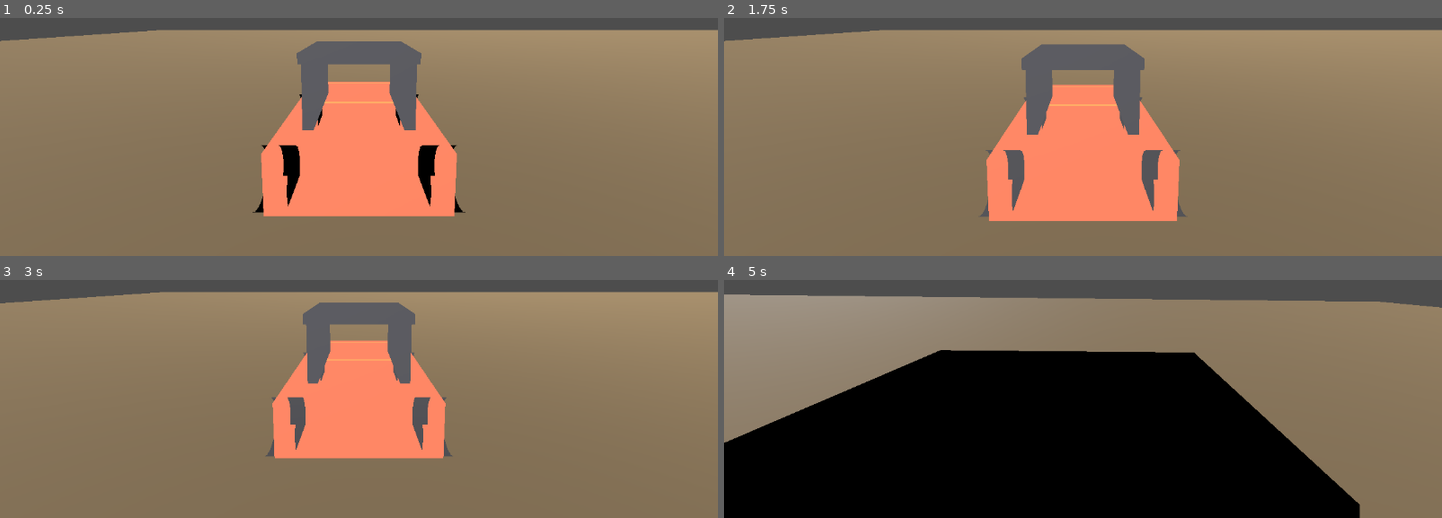
Above: before the commit, frames 1-4 (two rows, left to right).
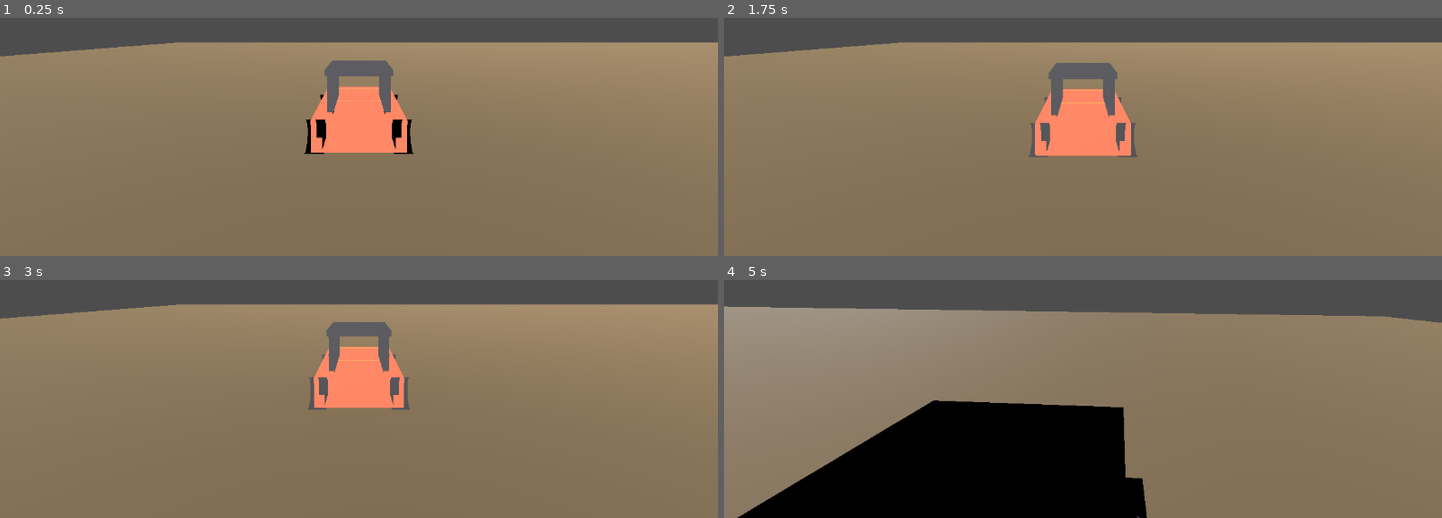
Above: after the commit, the same moments.

Repository: YotsuBotfds/trailhead
Game: Godot game, scene res://scenes/flat_plane.tscn
The game is run twice, just before and just after one commit, with the same random seed, the same clock (stepped at 60 frames per second) and the same inputs.
Inputs:
- Up to frame 1 (0.25 s): no input
- Up to frame 2 (1.75 s): hold R (self_right) 0.53-1.28 s; tap C (cam_toggle) at 0.6 s; hold S (brake) from 1.28 s (still down); tap W (throttle) at 1.35 s
- Up to frame 3 (3 s): release S (brake) at 2.03 s; hold R (self_right) 2.03-2.78 s; tap M at 2.1 s; hold Up from 2.78 s (still down); tap N at 2.85 s
- Up to frame 4 (5 s): release Up at 3.53 s; hold A (steer_left) from 3.53 s (still down); tap C (cam_toggle) at 3.6 s; tap W (throttle) at 4.35 s

The runs differ from the first frame. In frame 1, 19% of the frame differs, in the area x 0-100%, y 4-84%; in frame 2, 18%; in frame 3, 16%; in frame 4, 35%, in the area x 0-100%, y 6-100%.

Commit message:
Clear trailhead chase camera corridor

Diff:
--- a/autoload/game_config.gd
+++ b/autoload/game_config.gd
@@ -39,14 +39,14 @@
 var surface_min_lateral_grip: float = 0.15
 var default_bog_threshold: float = 0.2
 
-var cam_height: float = 0.14
-var cam_distance: float = 0.38
+var cam_height: float = 0.18
+var cam_distance: float = 0.62
 var cam_spring: float = 12.0
 var cam_damping: float = 2.0
-var cam_look_ahead: float = 0.20
-var cam_fov_base: float = 66.0
-var cam_fov_speed_gain: float = 7.0
-var cam_pitch_deg: float = -7.0
+var cam_look_ahead: float = 0.40
+var cam_fov_base: float = 68.0
+var cam_fov_speed_gain: float = 6.0
+var cam_pitch_deg: float = -5.0
 var orbit_cam_height: float = 0.65
 var orbit_cam_distance: float = 1.05
 var orbit_cam_spring: float = 10.0
--- a/systems/render/prop_visual_builder.gd
+++ b/systems/render/prop_visual_builder.gd
@@ -20,7 +20,7 @@
 	parent.add_child(root)
 	var trail_sign: Node3D = _instance_prop(root, TrailSignScene, "trail_sign", Vector3(0.72, 0.0, 0.25), Vector3(0.0, -24.0, 0.0), Vector3.ONE)
 	_add_trail_sign_labels(trail_sign)
-	var kiosk: Node3D = _instance_prop(root, KioskScene, "kiosk", Vector3(-0.18, 0.0, 1.18), Vector3(0.0, 6.0, 0.0), Vector3.ONE)
+	var kiosk: Node3D = _instance_prop(root, KioskScene, "kiosk", Vector3(-1.18, 0.0, 1.18), Vector3(0.0, 12.0, 0.0), Vector3.ONE)
 	_add_kiosk_labels(kiosk)
 	var mile_marker: Node3D = _instance_prop(root, MileMarkerScene, "mile_marker", Vector3(1.12, 0.0, -2.35), Vector3(0.0, -8.0, 0.0), Vector3.ONE)
 	_add_mile_marker_label(mile_marker)
--- a/tools/cedar_visual_inspector.gd
+++ b/tools/cedar_visual_inspector.gd
@@ -37,6 +37,7 @@
 const CROSSING_CHASE_QA_YAW_DEGREES: float = -70.0
 const CHASE_CLEAR_CORRIDOR_LENGTH: float = 0.7
 const CHASE_CLEAR_CORRIDOR_HALF_WIDTH: float = 0.18
+const CAMERA_PROP_CLEARANCE_MARGIN: float = 0.025
 const BOUNDARY_EDGE_X: float = 4.5
 const BOUNDARY_BACK_Z: float = -9.8
 const HEIGHTMESH_ROUTE_MARGIN: float = 0.35
@@ -116,8 +117,8 @@
 		_require_named_count(prop_root, "water_bottle", 1)
 		_require_node_position(prop_root, "trail_sign", Vector3(0.72, 0.0, 0.25), FEATURE_TRANSFORM_TOLERANCE)
 		_require_node_rotation(prop_root, "trail_sign", Vector3(0.0, -24.0, 0.0), FLOAT_EPSILON)
-		_require_node_position(prop_root, "kiosk", Vector3(-0.18, 0.0, 1.18), FEATURE_TRANSFORM_TOLERANCE)
-		_require_node_rotation(prop_root, "kiosk", Vector3(0.0, 6.0, 0.0), FLOAT_EPSILON)
+		_require_node_position(prop_root, "kiosk", Vector3(-1.18, 0.0, 1.18), FEATURE_TRANSFORM_TOLERANCE)
+		_require_node_rotation(prop_root, "kiosk", Vector3(0.0, 12.0, 0.0), FLOAT_EPSILON)
 		_require_node_position(prop_root, "mile_marker", Vector3(1.12, 0.0, -2.35), FEATURE_TRANSFORM_TOLERANCE)
 		_require_node_rotation(prop_root, "mile_marker", Vector3(0.0, -8.0, 0.0), FLOAT_EPSILON)
 		_require_node_position(prop_root, "park_bench", Vector3(-2.0, 0.0, 0.9), FEATURE_TRANSFORM_TOLERANCE)
@@ -194,6 +195,9 @@
 	var orbit_camera: Camera3D = _require_node(_scene_root, "OrbitCamera") as Camera3D
 	var fpv_camera: Camera3D = _require_node(_scene_root, "FpvCamera") as Camera3D
 	_inspect_camera_defaults(vehicle, chase_camera, orbit_camera, fpv_camera)
+	var prop_visual_root: Node = _scene_root.get_node_or_null("CedarHollow/PropVisuals")
+	if prop_visual_root != null:
+		_inspect_chase_camera_prop_clearance(prop_visual_root, chase_camera)
 	_inspect_camera_reactivity(_scene_root, vehicle, chase_camera, orbit_camera, fpv_camera)
 	_require_node(_scene_root, "SurfaceMap")
 	var world_environment: WorldEnvironment = _require_node(_scene_root, "GoldenHourEnvironment") as WorldEnvironment
@@ -749,6 +753,32 @@
 		_errors.append(context + " forward vector should look at " + str(target))
 
 
+func _inspect_chase_camera_prop_clearance(prop_root: Node, chase_camera: Camera3D) -> void:
+	if chase_camera == null:
+		return
+	for child in prop_root.get_children():
+		var node: Node3D = child as Node3D
+		if node == null:
+			continue
+		var accumulator: BoundsAccumulator = BoundsAccumulator.new()
+		_collect_mesh_bounds(node, accumulator)
+		if not accumulator.has_bounds:
+			continue
+		if _point_inside_bounds(chase_camera.global_position, accumulator, CAMERA_PROP_CLEARANCE_MARGIN):
+			_errors.append("ChaseCamera starts inside PropVisuals/" + String(child.name) + " bounds")
+
+
+func _point_inside_bounds(point: Vector3, accumulator: BoundsAccumulator, margin: float) -> bool:
+	return (
+		point.x >= accumulator.bounds_min.x - margin
+		and point.x <= accumulator.bounds_max.x + margin
+		and point.y >= accumulator.bounds_min.y - margin
+		and point.y <= accumulator.bounds_max.y + margin
+		and point.z >= accumulator.bounds_min.z - margin
+		and point.z <= accumulator.bounds_max.z + margin
+	)
+
+
 func _inspect_input_map() -> void:
 	_require_input_action_keys(&"throttle", [KEY_W, KEY_UP])
 	_require_input_action_keys(&"brake", [KEY_S, KEY_DOWN])
--- a/tools/windowed_visual_capture.gd
+++ b/tools/windowed_visual_capture.gd
@@ -4,6 +4,7 @@
 const DEFAULT_OUT_DIR: String = "tests/out/visual_qa"
 const WINDOW_SIZE: Vector2i = Vector2i(1280, 720)
 const WAIT_FRAMES: int = 8
+const SHUTDOWN_FRAMES: int = 8
 const VARIANCE_SAMPLE_STEP: int = 32
 const MIN_LUMA_VARIANCE: float = 0.05
 const CAMERA_MODE_CHASE: int = 0
@@ -166,5 +167,5 @@
 
 
 func _wait_for_shutdown() -> void:
-	for _i in range(2):
+	for _i in range(SHUTDOWN_FRAMES):
 		await get_tree().process_frame
